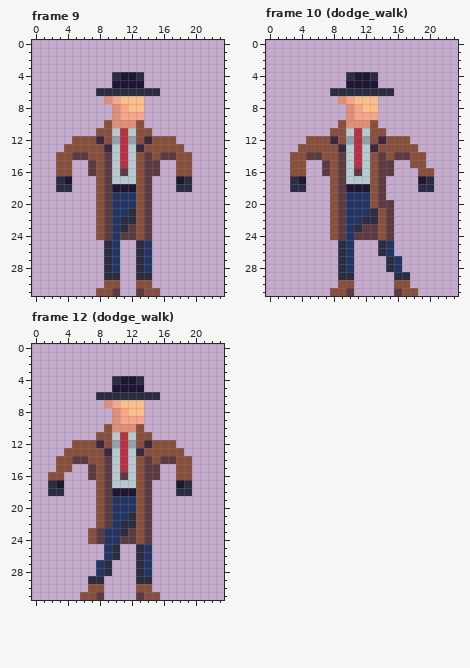
One commit to this pixel-art file: Assets/Player/Player.ase. The picture above is the old version.
24x32 pixels, 15 frames. Shown: frame 9, frame 10 (dodge_walk), frame 12 (dodge_walk).
New version:
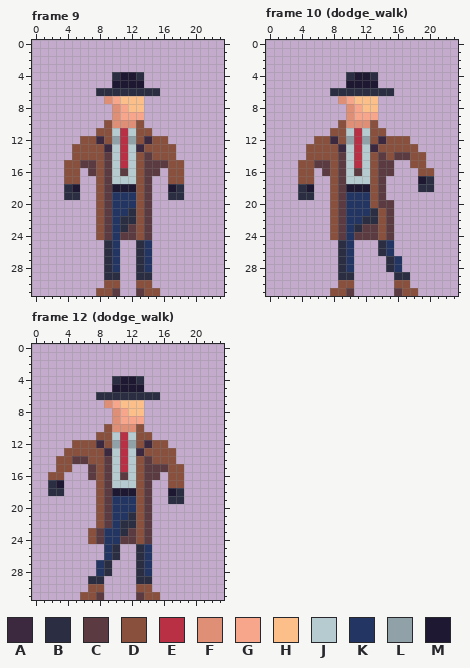
Palette (. is transparent): A #3c2940  B #2b2e42  C #5c3a41  D #8a503e  E #b92f43  F #e08f77  G #f7a58b  H #fcbf8a  J #b6cbcf  K #233663  L #90a1a8  M #1f1833
The exact change:
Frame 9, layer "Body":
y 12: x 5 D -> .; x 17 D -> .
y 13: x 4 D -> .; x 18 D -> .
y 14: x 3..6 DDCC -> ..DD; x 16..19 CCDD -> DD..
y 15: x 3 D -> .; x 5..6 .. -> DC; x 16..17 .. -> CD; x 19 D -> .
y 16: x 3 D -> .; x 5 . -> D; x 17 . -> D; x 19 D -> .
y 17: x 3..5 BM. -> .DD; x 17..19 .MB -> DD.
y 18: x 3 B -> .; x 5 . -> M; x 17 . -> M; x 19 B -> .
y 19: x 4..5 .. -> BB; x 17..18 .. -> BB
Frame 10 (dodge_walk), layer "Body":
y 12: x 5 D -> .
y 13: x 4 D -> .
y 14: x 3..6 DDCC -> ..DD
y 15: x 3 D -> .; x 5..6 .. -> DC
y 16: x 3 D -> .; x 5 . -> D
y 17: x 3..5 BM. -> .DD
y 18: x 3 B -> .; x 5 . -> M
y 19: x 4..5 .. -> BB
Frame 12 (dodge_walk), layer "Body":
y 12: x 17 D -> .
y 13: x 18 D -> .
y 14: x 16..19 CCDD -> DD..
y 15: x 16..17 .. -> CD; x 19 D -> .
y 16: x 17 . -> D; x 19 D -> .
y 17: x 17..19 .MB -> DD.
y 18: x 17 . -> M; x 19 B -> .
y 19: x 17..18 .. -> BB
Where, in picture pixels (left, top, right, bottom), the same in both pictures:
changed: (56, 136, 88, 200)
changed: (160, 136, 192, 200)
changed: (290, 136, 322, 200)
changed: (160, 440, 192, 504)
